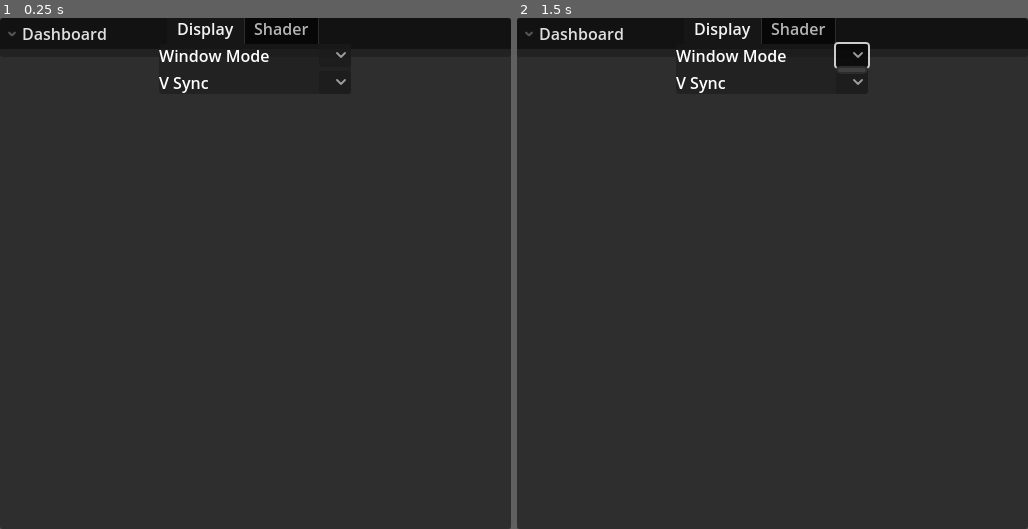
Above: before the commit, frames 1-2 (left to right).
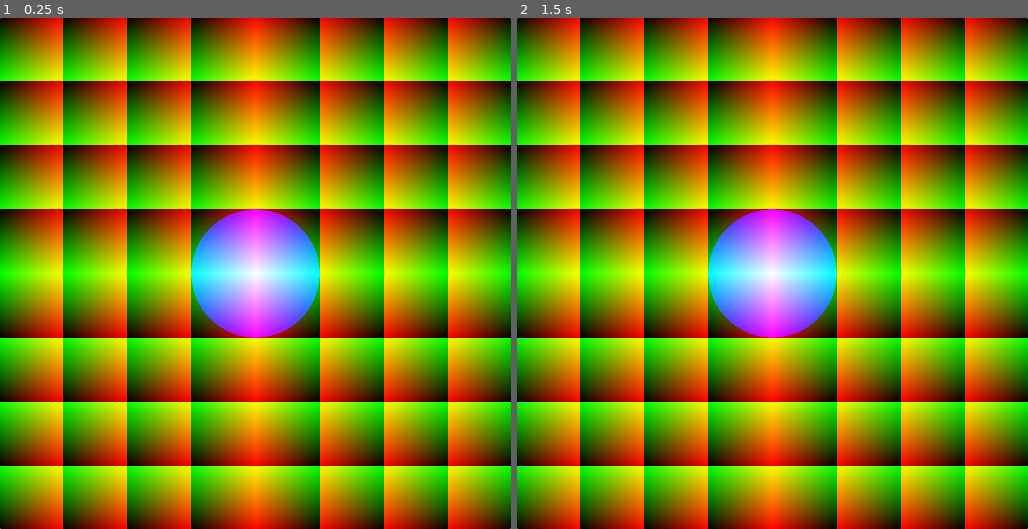
Above: after the commit, the same moments.

Repository: acerix/shadexp
Game: Godot game, scene res://display.tscn
Two runs of this game, one before a commit and one after it. Both use one fixed random seed, a clock stepped at 60 frames per second and the inputs below.
Inputs (mouse positions are in pixels of both pictures, inside the frame that each line leads up to):
- Up to frame 1 (0.25 s): no input
- Up to frame 2 (1.5 s): tap Enter at 0.5 s; click (854, 53) at 1.27 s

The runs differ from the first frame. In frame 1, 100% of the frame differs, in the area x 0-100%, y 0-100%; in frame 2, 100%.

Commit message:
Add test grid shader

Diff:
--- a/src/dashboard.tscn
+++ b/src/dashboard.tscn
@@ -12,8 +12,10 @@
 anchor_bottom = 1.0
 grow_horizontal = 2
 grow_vertical = 2
+size_flags_horizontal = 4
+size_flags_vertical = 4
 
-[node name="TabContainer" type="TabContainer" parent="."]
+[node name="Tabs" type="TabContainer" parent="."]
 layout_mode = 1
 anchors_preset = 15
 anchor_right = 1.0
@@ -22,11 +24,11 @@
 grow_vertical = 2
 current_tab = 0
 
-[node name="Display" type="VBoxContainer" parent="TabContainer"]
+[node name="Display" type="VBoxContainer" parent="Tabs"]
 layout_mode = 2
 metadata/_tab_index = 0
 
-[node name="WindowMode" type="BoxContainer" parent="TabContainer/Display"]
+[node name="WindowMode" type="BoxContainer" parent="Tabs/Display"]
 layout_mode = 2
 script = ExtResource("1_dx5rv")
 scene = ExtResource("2_bc6a6")
@@ -34,7 +36,7 @@
 view_name = "Window Mode"
 metadata/_custom_type_script = "uid://c3duy35ogqq07"
 
-[node name="VSync" type="BoxContainer" parent="TabContainer/Display"]
+[node name="VSync" type="BoxContainer" parent="Tabs/Display"]
 layout_mode = 2
 script = ExtResource("1_dx5rv")
 scene = ExtResource("2_bc6a6")
@@ -42,13 +44,15 @@
 view_name = "V Sync"
 metadata/_custom_type_script = "uid://c3duy35ogqq07"
 
-[node name="Shader" type="VBoxContainer" parent="TabContainer"]
+[node name="Shader" type="VBoxContainer" parent="Tabs"]
 visible = false
 layout_mode = 2
 metadata/_tab_index = 1
 
-[node name="Iterations" type="BoxContainer" parent="TabContainer/Shader"]
+[node name="Iterations" type="BoxContainer" parent="Tabs/Shader"]
 layout_mode = 2
+size_flags_horizontal = 4
+size_flags_vertical = 6
 script = ExtResource("3_vyiww")
 step = 1.0
 scene = ExtResource("4_ly5nh")
--- a/src/display.tscn
+++ b/src/display.tscn
@@ -1,6 +1,10 @@
-[gd_scene load_steps=2 format=3 uid="uid://cl3r4kru12lw0"]
+[gd_scene load_steps=4 format=3 uid="uid://cl3r4kru12lw0"]
 
+[ext_resource type="Shader" uid="uid://oavkcrnwvcxs" path="res://models/grid-test/pixel.gdshader" id="1_mytll"]
 [ext_resource type="PackedScene" uid="uid://ccivujdp2ydos" path="res://dashboard.tscn" id="1_ru5jf"]
+
+[sub_resource type="ShaderMaterial" id="ShaderMaterial_tbhi7"]
+shader = ExtResource("1_mytll")
 
 [node name="Display" type="Control"]
 layout_mode = 3
@@ -9,24 +13,30 @@
 anchor_bottom = 1.0
 grow_horizontal = 2
 grow_vertical = 2
+metadata/_edit_lock_ = true
 
 [node name="Canvas" type="Panel" parent="."]
+material = SubResource("ShaderMaterial_tbhi7")
 layout_mode = 1
 anchors_preset = 15
 anchor_right = 1.0
 anchor_bottom = 1.0
 grow_horizontal = 2
 grow_vertical = 2
+metadata/_edit_lock_ = true
 
 [node name="TopPanel" type="FoldableContainer" parent="."]
+visible = false
 layout_mode = 1
-anchors_preset = 10
+anchors_preset = 15
 anchor_right = 1.0
-offset_bottom = 32.0
+anchor_bottom = 1.0
 grow_horizontal = 2
+grow_vertical = 2
 title = "Dashboard"
+metadata/_edit_lock_ = true
 
 [node name="Dashboard" parent="TopPanel" instance=ExtResource("1_ru5jf")]
 layout_mode = 2
-size_flags_horizontal = 4
-size_flags_vertical = 0
+size_flags_horizontal = 1
+size_flags_vertical = 1
--- /dev/null
+++ b/src/models/grid-test/pixel.gdshader
@@ -0,0 +1,10 @@
+shader_type canvas_item;
+
+void fragment() {
+	//vec2 uv = (UV - vec2(0.5)) * vec2(viewport_aspect_ratio, 1) / zoom + position;
+	vec2 uv = 8.0 * UV - vec2(4);
+	float r = fract(-abs(uv.x));
+	float g = fract(-abs(uv.y));
+	float b = dot(uv, uv) < 1.0 ? 1.0 : 0.0;
+	COLOR = vec4(r, g, b, 1.0);
+}
--- a/src/project.godot
+++ b/src/project.godot
@@ -11,6 +11,7 @@
 [application]
 
 config/name="shadexp"
+config/tags=PackedStringArray("shader", "template")
 run/main_scene="res://display.tscn"
 config/features=PackedStringArray("4.5", "GL Compatibility")
 boot_splash/show_image=false
@@ -22,6 +23,8 @@
 
 window/size/viewport_width=511
 window/size/viewport_height=511
+window/stretch/mode="viewport"
+window/stretch/aspect="expand"
 window/handheld/orientation=6
 
 [editor_plugins]
Not shown, added: src/models/grid-test/pixel.gdshader.uid
